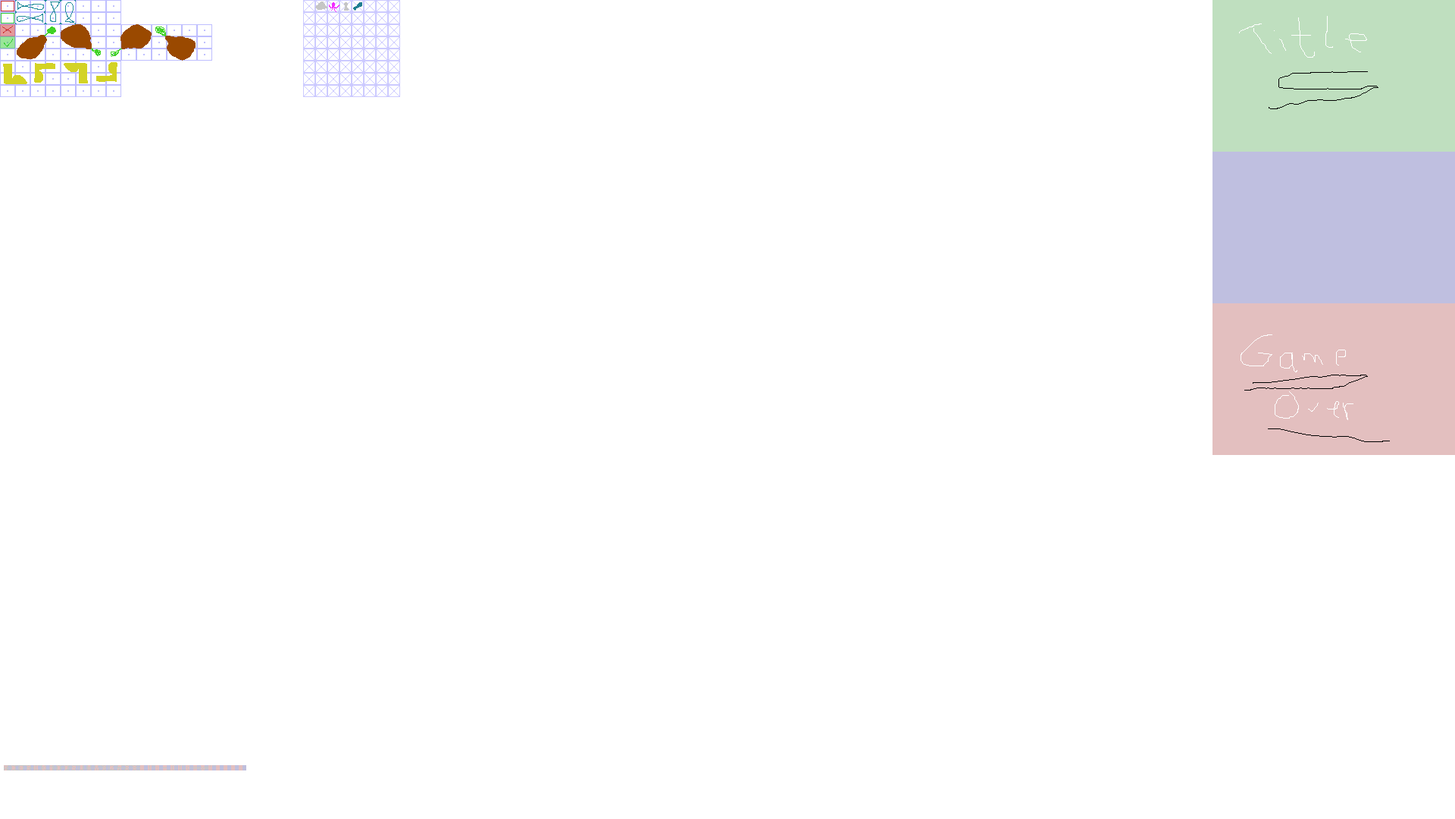
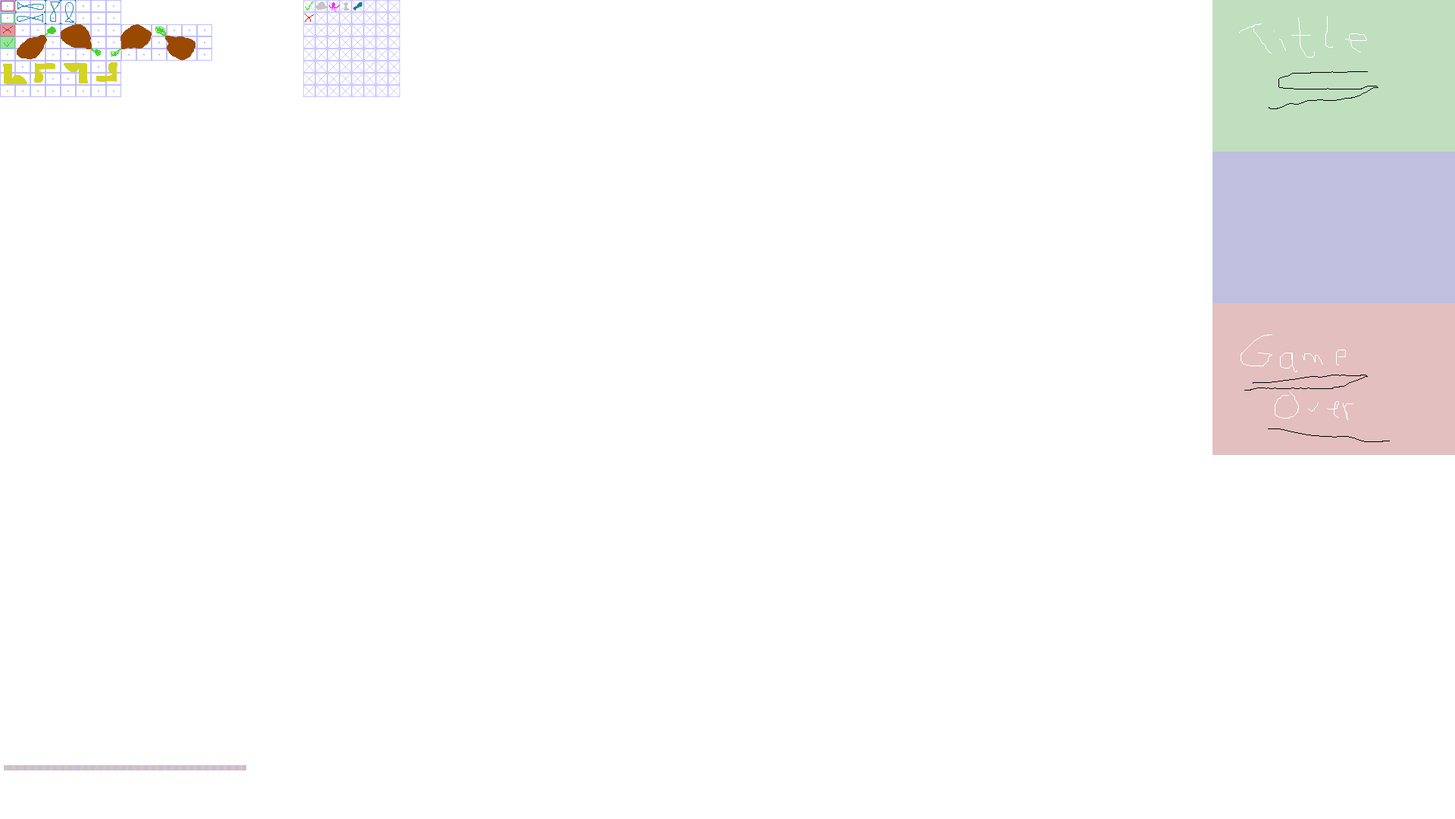
The second 1455 × 819 image is a revision of the first. Changes to its layers:
painted on "flavors" over [304, 1, 314, 22]
